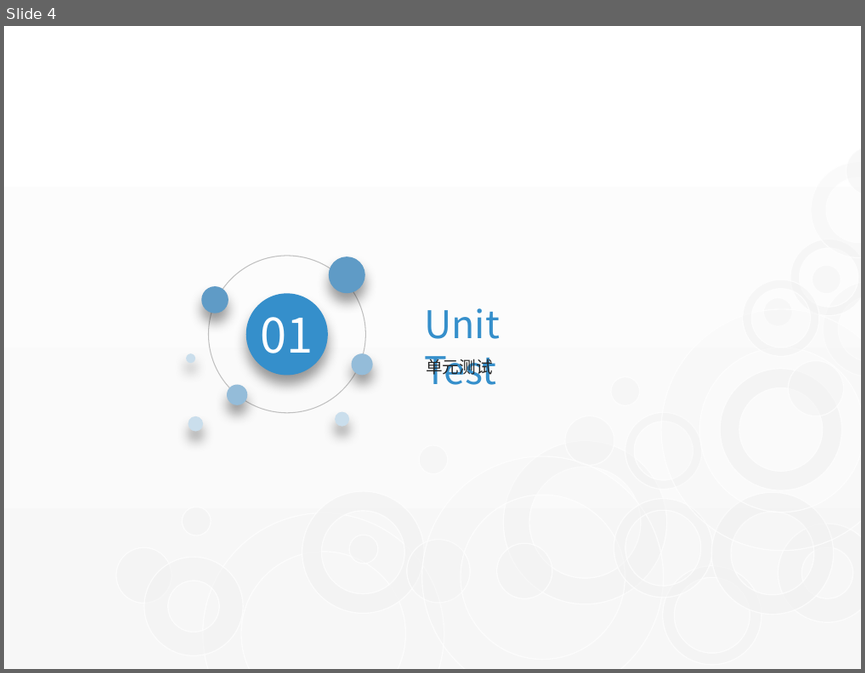
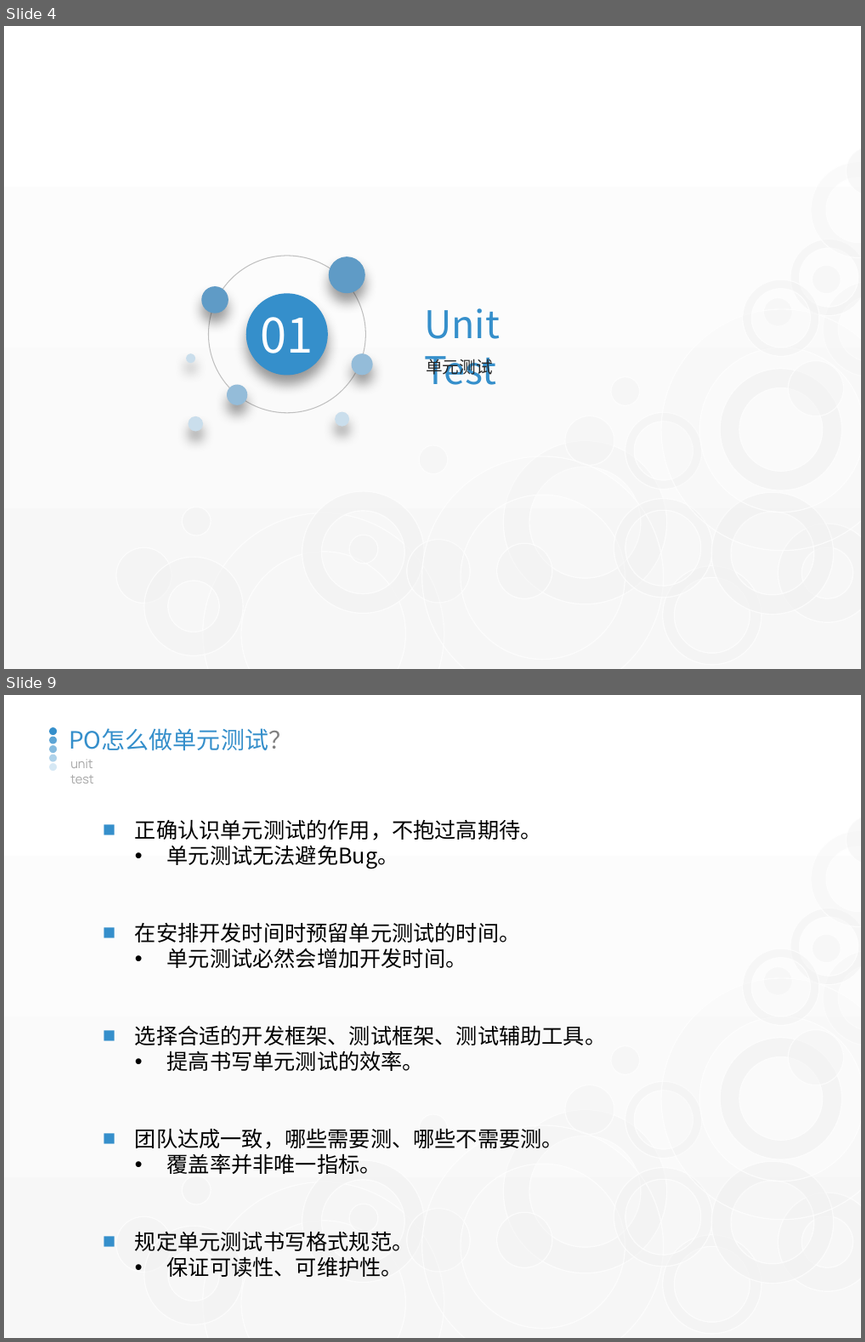
Before and after one commit to watermoonlx/code-review-unit-test, a slide deck: Code Review & Unit Test.pptx. Shown one above the other, each under a label of ours: slide 4 before the commit, slides 4 and 9 after it; the slides between them are not shown. The pictures are 865x673 and 865x1342 pixels, drawn with LibreOffice and Linux fonts; fonts in the diff are those of the drawing. Boxes give left, top, right and bottom in pixels: in the first picture for what was removed or moved away, otherwise in the second. Text is boxed around its words. In the diff, an @@ line names an element or a change of style, - is before the commit and + after.

```diff
--- a/Code Review & Unit Test.pptx
+++ b/Code Review & Unit Test.pptx
@@ slide 9 added at [4, 695, 861, 1338], background gradient #FFFFFF to #F7F7F7; not listed: 28 template elements that a slide beside it also shows @@
@@ group added at [49, 727, 57, 771]: 5 ellipses @@
@@ text added at [69, 728, 292, 751], 20 pt, text #358FCB @@
+PO怎么做单元测试？
@@ text added at [70, 759, 94, 783], 10.5 pt, text #A6A6A6 @@
+unit test
@@ text added at [135, 819, 606, 1276], 18 pt, text #000000 @@
+■ 正确认识单元测试的作用，不抱过高期待。
+  • 单元测试无法避免Bug。
+■ 在安排开发时间时预留单元测试的时间。
+  • 单元测试必然会增加开发时间。
+■ 选择合适的开发框架、测试框架、测试辅助工具。
+  • 提高书写单元测试的效率。
+■ 团队达成一致，哪些需要测、哪些不需要测。
+  • 覆盖率并非唯一指标。
+■ 规定单元测试书写格式规范。
+  • 保证可读性、可维护性。
```
Also in this commit, not shown: 3 slides changed, 11 other slides added, 22 slides removed, 7 other files.
